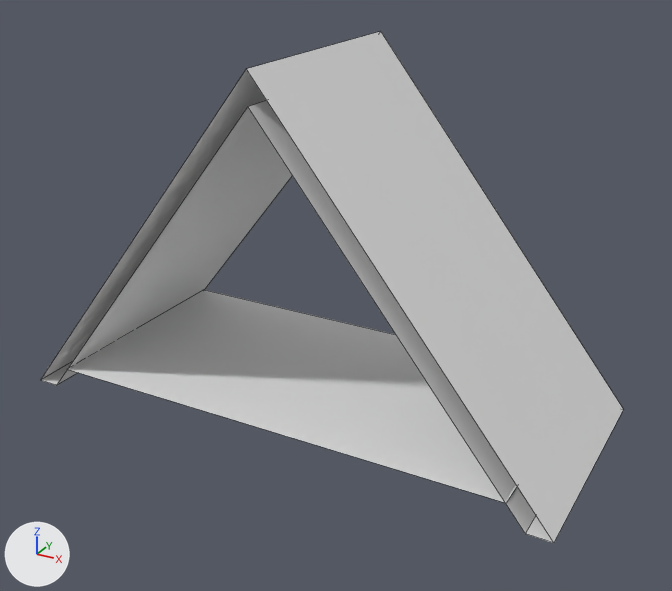
The FBX model Assets/Enviroment/Building/Model/Block/roof_8x5x4.fbx as it was, and as the next commit left it.
One viewpoint serves both versions: a 50 mm lens placed at (7.03, -12.34, 7.7), pointed at (0.36, -0.19, 1.63). Arrows for +X, +Y and +Z are at lower left; the lights stay in place. Mesh edges are drawn as thin lines. Materials are left out; every surface is plain grey. Where no turn or scale is listed for an object, it has been applied to the vertices.

The first picture shows 'roof_8x5x4'.
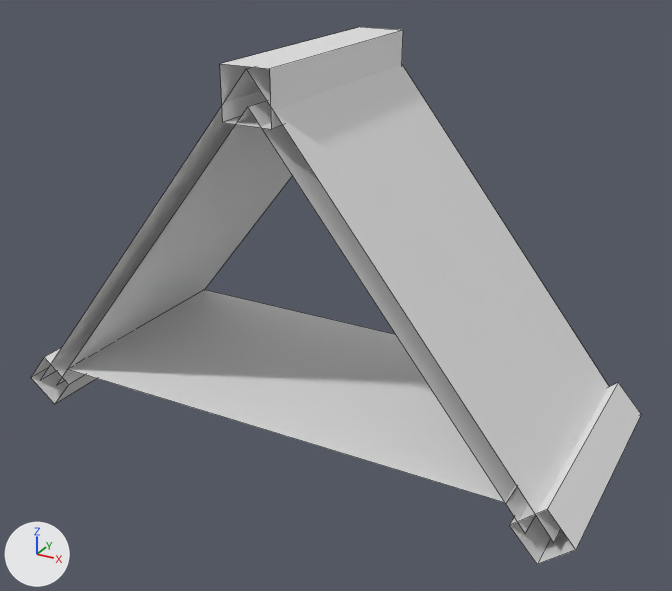
Commit message: fix roof

Where the newer file only moved an object's origin or applied its transform, the numbers keep the older frame.

Pixel boxes [x1, y1, x2, y2] of what changed, in the pictures (672 x 591 px):
'roof_8x5x4', reshaped: before [41, 31, 623, 543]; after [31, 27, 641, 564]
part 1 of me_cube_001, built on: before [41, 361, 73, 385]; after [31, 347, 97, 404]
part 2 of me_cube_001, built on: before [525, 516, 554, 543]; after [509, 382, 641, 564]
part 3 of me_cube_001, added: after [220, 27, 403, 129]

The change, as a diff of the scene's bpy script:
```diff
--- a/Assets/Enviroment/Building/Model/Block/roof_8x5x4.fbx.py
+++ b/Assets/Enviroment/Building/Model/Block/roof_8x5x4.fbx.py
@@ me_cube_001 @@
 # used by ob_roof_8x5x4; location = (0.0, 0.0, 0.0)
 # verts and faces of me_cube_001; kept vertices keep their numbers, new ones are numbered from 16
 # before: 4 (-4.3, 2.0, -0.4), 5 (-4.7, 2.0, -0.4), 10 (-4.3, -2.0, -0.4) at pixel (56, 385), 14 (-4.7, -2.0, -0.4) at pixel (40, 380)
 # before: 6 (4.3, 2.0, -0.4), 7 (4.7, 2.0, -0.4) at pixel (623, 409), 11 (4.7, -2.0, -0.4) at pixel (553, 542), 15 (4.3, -2.0, -0.4) at pixel (525, 533)
-me_cube_001.from_pydata(...)  # 16 vertices, 7 faces; spans x -4.7..4.7, y -2.0..2.0, z -0.4..5.5
+me_cube_001.from_pydata(...)  # 40 vertices, 17 faces; spans x -4.97..5.0, y -2.05..2.0, z -0.85..5.54
+# me_cube_001 part 1
+delete_faces([(4, 10, 14, 5)])
+verts[24] = (-4.97, 2.0, -0.44)
+verts[25] = (-4.56, 2.0, 0.08)
+verts[26] = (-4.97, -1.97, -0.44)  # pixel (30, 377)
+verts[27] = (-4.56, -1.97, 0.08)  # pixel (44, 357)
+for new, old in zip([*range(28, 32)], [*range(24, 28)]): verts[new] = verts[old] + (0.52, 0.0, -0.41)
+faces += [(24, 28, 30, 26), (24, 26, 27, 25), (28, 29, 31, 30), (25, 27, 31, 29)]
+# me_cube_001 part 2
+delete_faces([(6, 7, 11, 15)])
+verts[32] = (4.5, 2.0, -0.85)
+verts[33] = (4.06, 2.0, -0.36)
+verts[34] = (4.5, -1.98, -0.85)  # pixel (537, 564)
+verts[35] = (4.06, -1.98, -0.36)  # pixel (509, 525)
+for new, old in zip([*range(36, 40)], [*range(32, 36)]): verts[new] = verts[old] + (0.5, 0.0, 0.44)
+faces += [(32, 36, 38, 34), (32, 34, 35, 33), (36, 37, 39, 38), (33, 35, 39, 37)]
+# me_cube_001 part 3
+verts[16] = (-0.38, 2.0, 4.76)
+verts[17] = (-0.38, 2.0, 5.54)  # pixel (360, 26)
+verts[18] = (-0.38, -2.05, 4.76)  # pixel (222, 122)
+verts[19] = (-0.38, -2.05, 5.54)  # pixel (219, 63)
+for new, old in zip([*range(20, 24)], [*range(16, 20)]): verts[new] = verts[old] + (0.78, 0.0, 0.0)
+faces += [(16, 18, 19, 17), (17, 19, 23, 21), (16, 20, 22, 18), (20, 21, 23, 22)]
```
